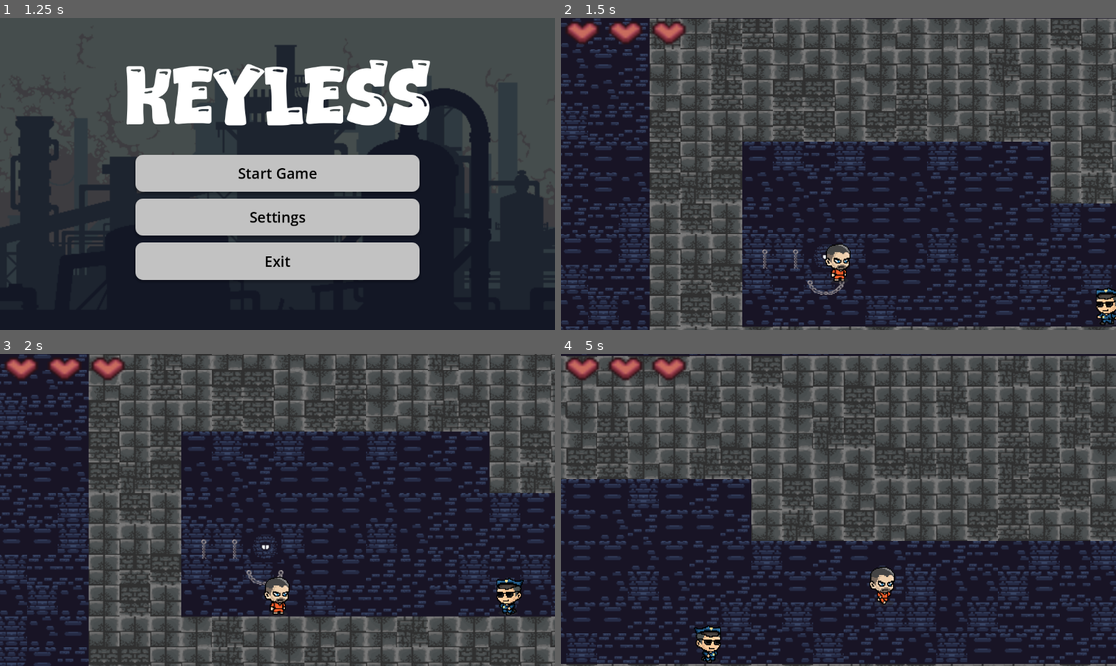
Above: before the commit, frames 1-4 (two rows, left to right).
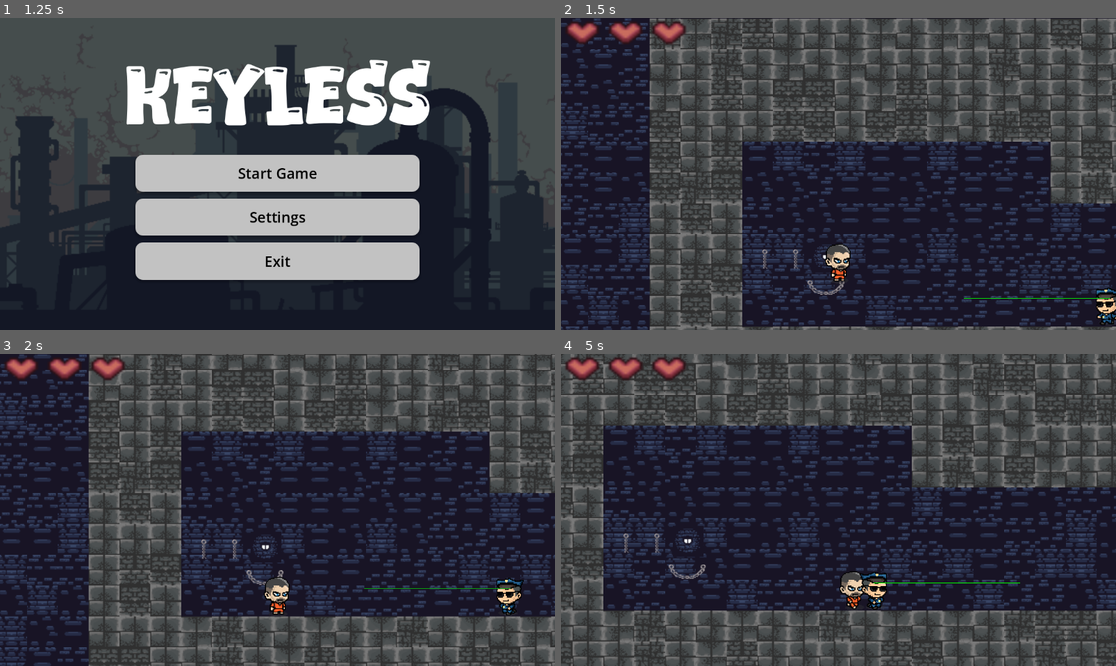
Above: after the commit, the same moments.

Repository: GSalise/Keyless
Game: Godot game, scene res://objects/ui/loading-screen/loading_screen.tscn
Same seed, same stepped clock (60 frames per second), same inputs: the game is played once before the commit and once after it.
Inputs (mouse positions are in pixels of both pictures, inside the frame that each line leads up to):
- Up to frame 1 (1.25 s): tap Enter at 0.5 s; move the mouse to (399, 158) at 0.52 s; hold D (move_right) from 0.53 s (still down); tap S (stealth, bound only after the commit) at 0.6 s; tap Space (jump) at 0.77, 0.8, 1.07 s
- Up to frame 2 (1.5 s): release D (move_right) at 1.25 s; click "Start Game" at 1.25 s
- Up to frame 3 (2 s): no input
- Up to frame 4 (5 s): move the mouse to (727, 525) at 2.02 s; hold D (move_right) 2.03-2.78 s; tap Space (jump) at 2.1, 2.27, 2.57, 3.05, 3.77, 4.07, 4.35, 4.52, 4.82 s; tap S (stealth, bound only after the commit) at 2.3, 2.85, 3.6 s; move the mouse to (894, 441) at 2.77 s; hold A (move_left) 2.78-3.53 s; move the mouse to (810, 572) at 3.52 s; hold D (move_right) from 3.53 s (still down); move the mouse to (1005, 556) at 4.27 s

Frame 1 is identical in both runs. In frame 2, less than 0.1% of the frame differs, in the area x 72-99%, y 89-90%; in frame 3, less than 0.1%; in frame 4, 62%, in the area x 0-100%, y 0-100%.

Commit message:
feat: added stealth

Diff:
--- a/objects/guard.tscn
+++ b/objects/guard.tscn
@@ -55,6 +55,11 @@
 position = Vector2(0, -288)
 target_position = Vector2(3038, 0)
 
+[node name="SightVisual" type="Line2D" parent="SightRay" unique_id=798348172]
+z_index = 5
+position = Vector2(0, -288)
+default_color = Color(0.12749803, 0.024160257, 0.031095594, 1)
+
 [node name="WallCheck" type="RayCast2D" parent="." unique_id=2082900286]
 position = Vector2(0, -288)
 target_position = Vector2(436, 0)
--- a/project.godot
+++ b/project.godot
@@ -46,6 +46,11 @@
 "events": [Object(InputEventKey,"resource_local_to_scene":false,"resource_name":"","device":-1,"window_id":0,"alt_press …(195 unchanged characters)…
 ]
 }
+stealth={
+"deadzone": 0.2,
+"events": [Object(InputEventKey,"resource_local_to_scene":false,"resource_name":"","device":-1,"window_id":0,"alt_pressed":false,"shift_pressed":false,"ctrl_pressed":false,"meta_pressed":false,"pressed":false,"keycode":0,"physical_keycode":83,"key_label":0,"unicode":115,"location":0,"echo":false,"script":null)
+]
+}
 
 [physics]
 
--- a/scripts/guard.gd
+++ b/scripts/guard.gd
@@ -7,6 +7,7 @@
 @onready var wall_check: RayCast2D = $WallCheck
 @onready var punch: Area2D = $PunchCollision
 @onready var punch_sprite: Sprite2D = $PunchCollision/PunchSprite
+@onready var sight_visual: Line2D = $SightRay/SightVisual
 
 
 # Guard.gd
@@ -35,3 +36,18 @@
 
 	wall_check.target_position.x = abs(wall_check.target_position.x) * facing
 	wall_check.position.x = abs(wall_check.position.x) * facing
+
+	_update_sight_visual()
+
+func _update_sight_visual() -> void:
+	sight_visual.clear_points()
+	sight_visual.add_point(Vector2.ZERO)  # origin (local to SightRay)
+
+	if sight_ray.is_colliding():
+		# Convert global hit point → local space of sight_ray
+		var local_hit = sight_ray.to_local(sight_ray.get_collision_point())
+		sight_visual.add_point(local_hit)
+		sight_visual.default_color = Color.RED
+	else:
+		sight_visual.add_point(sight_ray.target_position)
+		sight_visual.default_color = Color.GREEN
--- a/scripts/player.gd
+++ b/scripts/player.gd
@@ -1,8 +1,9 @@
 extends CharacterBody2D
-
 
 const SPEED = 250.0
 const JUMP_VELOCITY = -350.0
+const STEALTH_SPEED = 100.0
+const STEALTH_DURATION = 5.0
 
 @onready var animated_sprite = $AnimatedSprite2D
 
@@ -20,6 +21,9 @@
 var _fall_start_y: float = 0.0
 var _is_dead: bool = false
 
+var _is_stealthed: bool = false
+var _stealth_timer: float = 0.0
+
 func _ready() -> void:
 	currentHealth = maxHealth
 	_fall_start_y = global_position.y
@@ -30,19 +34,31 @@
 	if _is_dead:
 		return
 
+	# Stealth toggle
+	if Input.is_action_just_pressed("stealth") and not _is_stealthed:
+		_is_stealthed = true
+		_stealth_timer = STEALTH_DURATION
+		set_collision_layer_value(1, false)  # hide from raycasts
+
+	# Stealth countdown
+	if _is_stealthed:
+		_stealth_timer -= delta
+		print("Stealth remaining: %.1f" % _stealth_timer)
+		if _stealth_timer <= 0.0:
+			_end_stealth()
+
 	var was_on_floor := is_on_floor()
+	var current_speed := STEALTH_SPEED if _is_stealthed else SPEED
 
 	# Add the gravity.
 	if not is_on_floor():
 		velocity += get_gravity() * delta
 
-	# Handle jump.
-	if Input.is_action_just_pressed("jump") and is_on_floor():
+	# Handle jump — disabled during stealth.
+	if Input.is_action_just_pressed("jump") and is_on_floor() and not _is_stealthed:
 		jumped.emit()
 		velocity.y = JUMP_VELOCITY
 
-	# Get the input direction and handle the movement/deceleration.
-	# As good practice, you should replace UI actions with custom gameplay actions.
 	var direction := Input.get_axis("move_left", "move_right")
 
 	# sprite flipping
@@ -58,9 +74,9 @@
 		animated_sprite.play("move")
 
 	if direction:
-		velocity.x = direction * SPEED
+		velocity.x = direction * current_speed
 	else:
-		velocity.x = move_toward(velocity.x, 0, SPEED)
+		velocity.x = move_toward(velocity.x, 0, current_speed)
 
 	var is_running_now := is_on_floor() and absf(velocity.x) > 0.1
 	if is_running_now and not _was_running:
@@ -80,14 +96,19 @@
 		if fallen_distance >= fall_damage_distance:
 			take_damage(1)
 
+func _end_stealth() -> void:
+	_is_stealthed = false
+	_stealth_timer = 0.0
+	set_collision_layer_value(1, true)  # restore visibility to raycasts
+	print("Stealth ended")
+
+# ... rest of your functions unchanged
 func _request_death(reason: StringName) -> void:
 	if _is_dead:
 		return
-
 	_is_dead = true
 	velocity = Vector2.ZERO
 	set_physics_process(false)
-	# Defer signal emission so we do not mutate scene/physics state mid-callback.
 	call_deferred("_emit_died", reason)
 
 func _emit_died(reason: StringName) -> void:
@@ -101,10 +122,8 @@
 		return
 	if currentHealth <= 0:
 		return
-
 	currentHealth = max(0, currentHealth - amount)
 	health_changed.emit(currentHealth, maxHealth)
-
 	if currentHealth == 0:
 		_request_death(&"health_zero")
 
